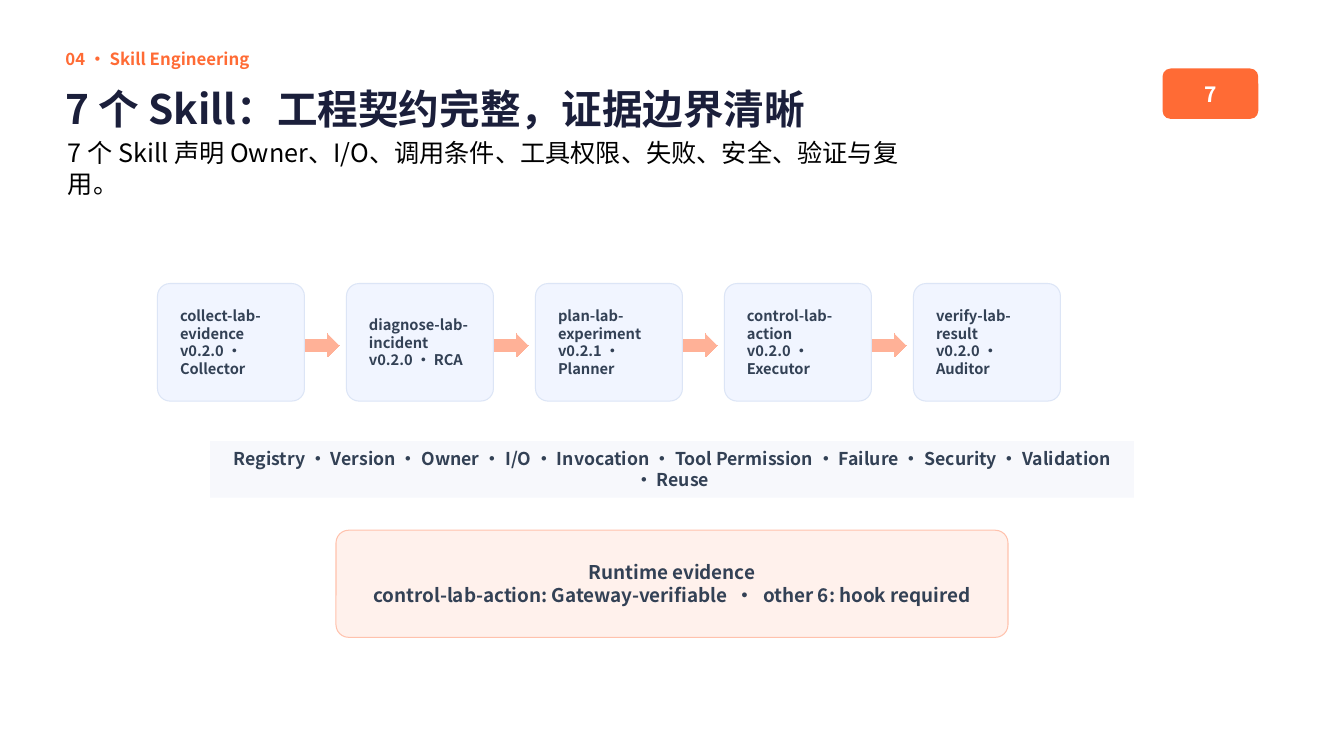
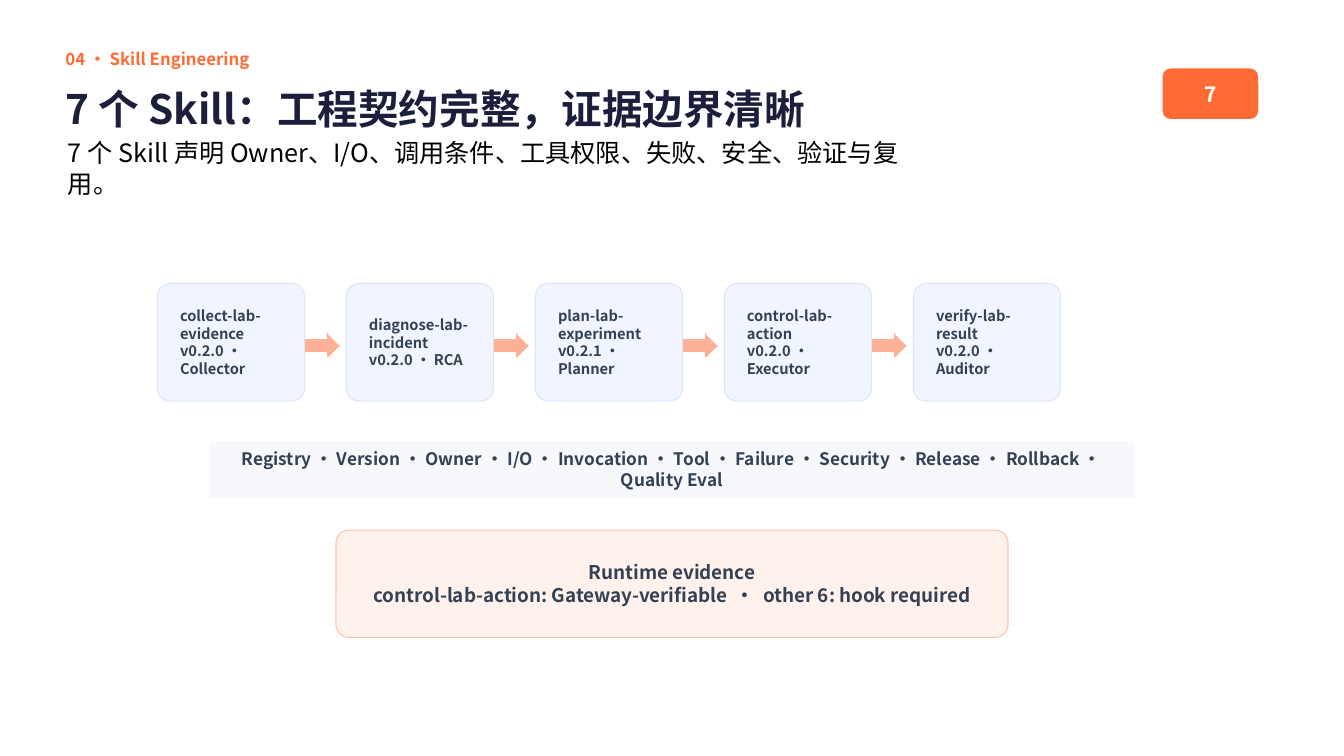
Before and after one commit to JAKIIC/LabOps-Guard, a slide deck: slide 6 of submission/LabOps-Guard-GOAI-复赛方案-v1.0-rc1.pptx. Drawn at 1344x756 pixels with LibreOffice and Linux fonts; fonts in the diff are those of the drawing. Boxes give left, top, right and bottom in pixels: in the first picture for what was removed or moved away, otherwise in the second. Text is boxed around its words. In the diff, an @@ line names an element or a change of style, - is before the commit and + after.

```diff
--- a/submission/LabOps-Guard-GOAI-复赛方案-v1.0-rc1.pptx
+++ b/submission/LabOps-Guard-GOAI-复赛方案-v1.0-rc1.pptx
@@ text in rectangle at bbox=[242, 451, 1080, 490]: text changed; size 12.5 to 12.3 pt @@
-Registry · Version · Owner · I/O · Invocation · Tool Permission · Failure · Security · Validation · Reuse
+Registry · Version · Owner · I/O · Invocation · Tool · Failure · Security · Release · Rollback · Quality Eval
```
Also in this commit, not shown: 2 other slides changed, 12 other files.
